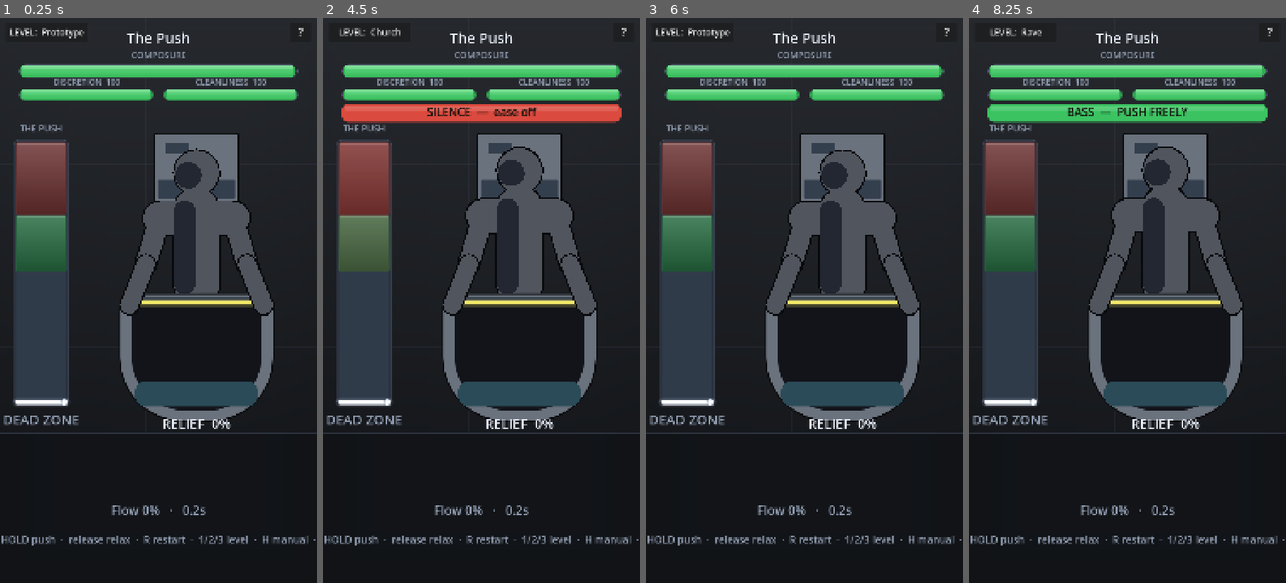
Above: before the commit, frames 1-4 (left to right).
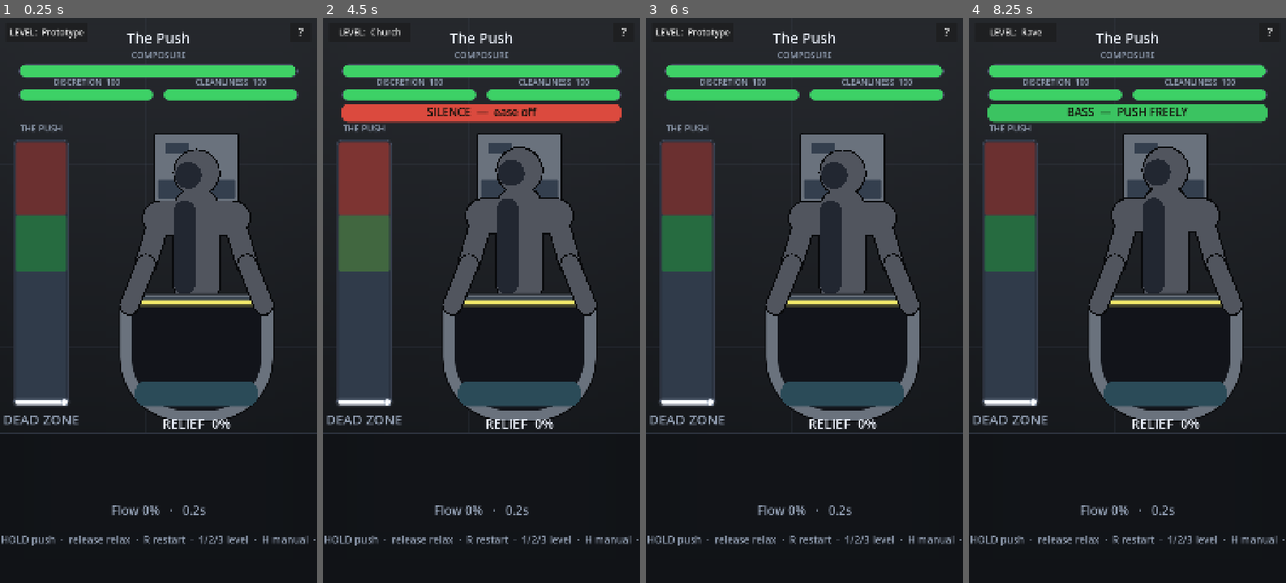
Above: after the commit, the same moments.

Repository: CodeMasterMike/poo-sim
Game: Godot game, scene res://scenes/sit/push_prototype.tscn
Two runs of this game, one before a commit and one after it. Both use one fixed random seed, a clock stepped at 60 frames per second and the inputs below.
Inputs:
- Up to frame 1 (0.25 s): no input
- Up to frame 2 (4.5 s): click "?" at 0.5 s; click "LEVEL: Prototype" at 1.25 s; click "Prototype • now playing" at 2 s; click "?" at 2.75 s; click "LEVEL: Prototype" at 3.5 s; click "Church" at 4.25 s
- Up to frame 3 (6 s): click "LEVEL: Church" at 5 s; click "Prototype" at 5.75 s
- Up to frame 4 (8.25 s): click "?" at 6.5 s; click "LEVEL: Prototype" at 7.25 s; click "Rave" at 8 s

The runs differ from the first frame. In frame 1, 2.2% of the frame differs, in the area x 5-94%, y 8-38%; in frame 2, 2.4%; in frame 3, 2.2%; in frame 4, 2.6%.

Commit message:
Flatten the HUD, and make the bowl genuinely unpleasant
Two changes pulling opposite ways, which is the point: §1 splits the
game into two visual registers and this widens the gap between them.

Flatten (register B, back on-guide). The meters, gauge bands, needle
highlight and prompt band carried gradient fills and gloss slivers.
That was a deviation — §5 is explicit that gradients are juice only and
never structural — and it's reverted. Rounded corners stay, since §5
sets a radius scale and puts meters at height/2; what went is the
emboss, which read as a glossy app widget. Register A's job is to be
fun; register B's job is to refuse. _lit_band() is deleted outright, as
it existed only to add the gradient and gloss. Glow survives only where
§5 permits it as juice: the flow-zone pulse, the milestone flash, the
needle's halo.

Grosser (register A, a recorded carve-out). The product is now the one
sanctioned exception to "sell the gross-out with comedy & audio, not
the visuals" and to the two-tone rule, written up as such in the style
guide. It earns MATTER_LIT because the wet sheen is the whole
difference between something that reads as fresh and a brown shape.

- Two or three overlapping lobes per layer rather than one capsule. The
  irregular silhouette does most of the work; one capsule per layer
  stacked into planks.
- Sheen on roughly half the lobes, and small. On every lobe at a
  consistent size it striped the pile into flaky pastry.
- Tone varies per lobe; the water goes off as the bowl fills.
- Skid marks down the porcelain driven by Cleanliness — no new state,
  since that meter already tracks how much you splashed. The mess is
  the score, drawn.
- Splatter on the rim during a splash: the moment whose permanent
  record is those streaks.

The carve-out is narrow and buys no licence toward photorealism — the
shapes stay flat-filled, thickly outlined cartoon lobes. A flat, earnest
instrument panel reporting on something horrible only works if the panel
keeps a straight face.

Lobes use _limb(), not _rrect(): three primitive draws and no
StyleBoxFlat allocation, which matters at ~90 lobes a frame. Measured
59 FPS / 763 draw calls with a full bowl.

Co-Authored-By: Claude Opus 5 <noreply@anthropic.com>

Diff:
--- a/scripts/systems/push_prototype.gd
+++ b/scripts/systems/push_prototype.gd
@@ -599,12 +599,26 @@
 	_rrect_c(cav, PANEL.darkened(0.52), int(w * 0.030), int(w * 0.030),
 			int(w * 0.17), int(w * 0.17))
 
-	# Water first, so anything that lands displaces it visually.
+	# Water first, so anything that lands displaces it visually. It goes off as
+	# the bowl fills — clean at the start, and by the end you would not put your
+	# hand in it.
+	var foul := clampf(_state.relief / 100.0, 0.0, 1.0)
 	var water := Rect2(cav.position.x + w * 0.012, cav.end.y - h * 0.052,
 			cav.size.x - w * 0.024, h * 0.044)
-	_rrect(water, WATER, int(h * 0.018))
-
+	_rrect(water, WATER.lerp(MATTER_DARK, 0.75 * foul), int(h * 0.018))
+
+	_draw_streaks(cav)
 	_draw_deposits(cav)
+
+	# Splatter. The red zone costs Cleanliness, which the streaks above record
+	# permanently; this is the moment it happens, thrown up onto the rim.
+	if _splash_flash > 0.0:
+		var spread := _splash_flash / 0.4
+		for i in 9:
+			var fx: float = outer.position.x + outer.size.x * (0.10 + 0.80 * _lump(i, 211))
+			var fy: float = cav.position.y - h * 0.004 * _lump(i, 213) \
+					- h * 0.030 * spread * _lump(i, 217)
+			draw_circle(Vector2(fx, fy), maxf(1.5, w * 0.008 * _lump(i, 219)), MATTER)
 
 	# The goal: a full bowl is 100%. Marked in gold on the cavity's top edge, the
 	# same language the old tube used.
@@ -614,6 +628,22 @@
 			cav.size.x + w * 0.024, h * 0.014), glow, 6)
 	_rrect(Rect2(cav.position.x - w * 0.006, cav.position.y - h * 0.004,
 			cav.size.x + w * 0.012, h * 0.006), GOAL, 3)
+
+
+## Skid marks down the porcelain. Cleanliness is the meter that already tracks
+## how much you splashed, so the bowl simply wears it: the lower it drops, the
+## more the walls show for it. No new state — the mess IS the score, drawn.
+func _draw_streaks(cav: Rect2) -> void:
+	var filth := clampf(1.0 - _state.cleanliness / 100.0, 0.0, 1.0)
+	var count := int(filth * 9.0)
+	for i in count:
+		var sx: float = cav.position.x + cav.size.x * (0.07 + 0.86 * _lump(i, 101))
+		var sy: float = cav.position.y + cav.size.y * (0.04 + 0.30 * _lump(i, 103))
+		var run: float = cav.size.y * (0.10 + 0.30 * _lump(i, 107))
+		var rad: float = cav.size.x * (0.010 + 0.016 * _lump(i, 109))
+		_limb(Vector2(sx, sy), Vector2(sx, sy + run), rad, MATTER_DARK)
+		_limb(Vector2(sx, sy), Vector2(sx, sy + run * 0.55), rad * 0.45,
+				MATTER_DARK.lerp(MATTER, 0.45))
 
 
 ## One lump per recorded deposit, stacked from the bottom of the cavity up.
@@ -630,23 +660,43 @@
 	var flash := _milestone_flash > 0.0
 	for i in _deposits.size():
 		var force: float = _deposits[i]
-		var lumpy := _lump(i, 11)
-		var drift := _lump(i, 29)
-		# Width is the needle at that instant, roughened per layer so no two runs
-		# and no two layers look alike.
-		var lw: float = cav.size.x * (0.26 + 0.50 * force) * (0.84 + 0.32 * lumpy)
-		lw = minf(lw, cav.size.x * 0.94)
-		var lx: float = cav.position.x + cav.size.x * 0.5 + (drift - 0.5) * cav.size.x * 0.14
 		var ly: float = cav.end.y - float(i + 1) * layer
-		var body := Rect2(lx - lw * 0.5, ly, lw, layer * 2.3)
-		var r := int(maxf(3.0, layer))
-		var top := MATTER
-		if flash:
-			top = MATTER.lerp(NEEDLE, 0.35 * (_milestone_flash / 0.5))
-		# Shadow tone offset down, flat fill over it — two tones, no gradient.
-		_rrect(Rect2(body.position.x, body.position.y + layer * 0.55, body.size.x, body.size.y),
-				MATTER_DARK, r)
-		_rrect(body, top, r)
+		# Two or three overlapping lobes per layer, not one capsule. A single
+		# rounded rect per layer stacks into something that reads as planks; the
+		# irregular silhouette is what makes it read as matter.
+		var lobes := 2 + int(_lump(i, 3) * 1.99)
+		for k in lobes:
+			var n1 := _lump(i, 11 + k * 7)
+			var n2 := _lump(i, 29 + k * 13)
+			var n3 := _lump(i, 47 + k * 5)
+			# Width is the needle at that instant, roughened per lobe so no two
+			# runs and no two layers look alike.
+			var half: float = cav.size.x * (0.10 + 0.21 * force) * (0.60 + 0.55 * n1)
+			half = minf(half, cav.size.x * 0.45)
+			var rad: float = layer * (0.85 + 0.75 * n3)
+			var lx: float = cav.position.x + cav.size.x * 0.5 \
+					+ (n2 - 0.5) * cav.size.x * (0.10 + 0.24 * force)
+			var tone := MATTER.lerp(MATTER_DARK, n1 * 0.42)
+			if flash:
+				tone = tone.lerp(NEEDLE, 0.30 * (_milestone_flash / 0.5))
+			var a := Vector2(lx - half, ly)
+			var b := Vector2(lx + half, ly)
+			# _limb, not _rrect: it round-caps a bar with three primitive draws
+			# and no StyleBoxFlat, which matters at ~90 lobes a frame.
+			_limb(a + Vector2(0.0, rad * 0.55), b + Vector2(0.0, rad * 0.55), rad, MATTER_DARK)
+			_limb(a, b, rad, tone)
+			# Wet sheen. The single thing that separates "fresh" from "a brown
+			# shape", and the reason the product gets a third tone — a recorded
+			# exception to §5, see the style guide.
+			#
+			# On roughly half the lobes only, and small. A highlight on every
+			# lobe at a consistent size stripes the whole pile and it starts to
+			# read as flaky pastry rather than something wet.
+			if n2 > 0.46:
+				var sheen_x := lx - half * (0.34 - 0.42 * n1)
+				_limb(Vector2(sheen_x - half * 0.20, ly - rad * 0.46),
+						Vector2(sheen_x + half * 0.16, ly - rad * 0.46),
+						maxf(1.0, rad * 0.13), Palette.MATTER_LIT)
 
 
 ## Deterministic 0..1 noise from a layer index and a salt, mixed with the match
@@ -733,9 +783,14 @@
 	_track(Rect2(x, y, pw, ph), value / 100.0, _meter_color(value))
 
 
-## An inset, rounded meter track with a lit fill and a gloss sliver — the shared
-## look for Composure and the two pills. `col` still comes from _meter_color(),
-## so the red→amber→green state language is untouched.
+## A rounded meter track with a FLAT fill — the shared look for Composure and the
+## two pills. `col` comes from _meter_color(), so the red→amber→green state
+## language is untouched.
+##
+## No gradient, no gloss. §5 is explicit that gradients are juice only and never
+## structural, and the earlier embossed treatment broke that: it read as a glossy
+## app widget rather than the earnest instrument register B is meant to be.
+## Rounding stays — §5 sets a corner scale and puts meters at height/2.
 func _track(rect: Rect2, frac: float, col: Color) -> void:
 	_rrect(rect, PANEL.darkened(0.22), int(rect.size.y * 0.5), Palette.BORDER, 2)
 	var pad := 2.5
@@ -743,14 +798,7 @@
 	if fw <= 1.0:
 		return
 	var fill := Rect2(rect.position.x + pad, rect.position.y + pad, fw, rect.size.y - pad * 2.0)
-	var r := int(fill.size.y * 0.5)
-	_rrect(fill, col.darkened(0.18), r)
-	# Inset the gradient: _vgrad has sharp corners, so it has to stay clear of
-	# the rounded fill's edges.
-	var lit := fill.grow_individual(-r * 0.5, -1.5, -r * 0.5, -1.5)
-	_vgrad(lit, col.lightened(0.18), col.darkened(0.10))
-	_rrect(Rect2(fill.position.x + r * 0.5, fill.position.y + 1.5,
-			maxf(0.0, fill.size.x - r), fill.size.y * 0.30), Color(1.0, 1.0, 1.0, 0.20), 3)
+	_rrect(fill, col, int(fill.size.y * 0.5))
 
 
 func h_gap() -> float:
@@ -833,7 +881,6 @@
 	var bar := col
 	bar.a = 0.92
 	_rrect(Rect2(w * 0.06, by, w * 0.88, bh), bar, int(bh * 0.34))
-	_rrect(Rect2(w * 0.07, by + bh * 0.14, w * 0.86, bh * 0.22), Color(1.0, 1.0, 1.0, 0.16), 3)
 	_text(font, label, 0, int(by + bh * 0.70), w, int(h * 0.020), Color(0.08, 0.07, 0.05))
 
 
@@ -853,13 +900,15 @@
 	_rrect(Rect2(gx - 8, gy - 8, gw + 16, gh + 16), PANEL, 16, Palette.BORDER, 2)
 	_rrect(Rect2(gx, gy, gw, gh), DEAD, 10)
 
+	# Flat bands. They were gradient-and-gloss "raised surfaces"; §5 says that
+	# treatment is juice, not structure, and the zones are pure structure.
 	var highest := 0.0
 	for band in _state.flow_bands:
 		highest = maxf(highest, band.y)
 		var inside: bool = _state.needle >= band.x and _state.needle <= band.y
-		_lit_band(gx, gw, gbot, gh, band.x, band.y,
+		_band(gx, gw, gbot, gh, band.x, band.y,
 				FLOW if (zone == PushSim.ZONE_FLOW and inside) else FLOW_DIM)
-	_lit_band(gx, gw, gbot, gh, highest, 1.0, RED if zone == PushSim.ZONE_RED else RED_DIM)
+	_band(gx, gw, gbot, gh, highest, 1.0, RED if zone == PushSim.ZONE_RED else RED_DIM)
 
 	# In-flow glow — a soft reward for good placement.
 	if zone == PushSim.ZONE_FLOW:
@@ -891,11 +940,11 @@
 		var spread := 12.0 - f * 9.0
 		_rrect(Rect2(gx - spread, ny - hh * 0.5, gw + spread * 2.0, hh), halo, int(hh * 0.5))
 
+	# Flat white bar and a capped tip. The halo above stays — a glow around the
+	# needle is exactly the "juice" §5 permits; the highlight line that used to
+	# run along the bar was emboss, and went.
 	var body := Rect2(gx - 4.0, ny - 8.0, gw + 8.0, 16.0)
 	_rrect(body, NEEDLE, 8)
-	# Highlight line along the top of the body, and a capped tip.
-	_rrect(Rect2(body.position.x + 6.0, body.position.y + 2.5, body.size.x - 12.0, 4.0),
-			Color(1.0, 1.0, 1.0, 0.9), 2)
 	var tip := Vector2(gx + gw - 8.0, ny)
 	draw_circle(tip, 11.0, NEEDLE)
 	draw_arc(tip, 11.0, 0.0, TAU, 28, zcol, 2.5, true)
@@ -961,7 +1010,6 @@
 	var by := h * 0.74
 	var bh := h * 0.05
 	_rrect(Rect2(w * 0.10, by, w * 0.80, bh), col, int(bh * 0.30))
-	_rrect(Rect2(w * 0.11, by + bh * 0.12, w * 0.78, bh * 0.20), Color(1.0, 1.0, 1.0, 0.18), 4)
 	_text(font, text, 0, int(by + bh * 0.66), w, int(h * 0.026), Color(0.1, 0.08, 0.05))
 
 
@@ -1149,23 +1197,6 @@
 	_rrect(Rect2(x, y_hi, bw, y_lo - y_hi), col, radius)
 
 
-## A gauge band with a top-lit gradient and a gloss sliver — the flow and red
-## zones, which need to read as raised surfaces against the recessed track.
-func _lit_band(x: float, bw: float, bottom: float, gh: float, n_lo: float, n_hi: float,
-		col: Color) -> void:
-	var y_hi := bottom - n_hi * gh
-	var rect := Rect2(x, y_hi, bw, (bottom - n_lo * gh) - y_hi)
-	if rect.size.y <= 0.0:
-		return
-	_rrect(rect, col, 8)
-	var lit := rect.grow_individual(-5.0, -4.0, -5.0, -4.0)
-	if lit.size.x <= 0.0 or lit.size.y <= 0.0:
-		return
-	_vgrad(lit, col.lightened(0.16), col.darkened(0.22))
-	_rrect(Rect2(lit.position.x, lit.position.y, lit.size.x, minf(6.0, lit.size.y * 0.25)),
-			Color(1.0, 1.0, 1.0, 0.16), 3)
-
-
 func _draw_star(center: Vector2, radius: float, col: Color, filled: bool) -> void:
 	var pts := PackedVector2Array()
 	var inner := radius * 0.45
--- a/scripts/ui/palette.gd
+++ b/scripts/ui/palette.gd
@@ -34,6 +34,12 @@
 # ever read a rule from them. Two matter tones exactly, because the style guide
 # (§5) allows a flat fill plus one shadow tone and no more.
 
+## The product gets THREE tones, not the two §5 allows. That is a deliberate,
+## recorded exception (see the style guide): the wet highlight is the whole
+## difference between "a brown shape" and something that reads as fresh, and
+## this one object is meant to be genuinely unpleasant rather than gross by
+## implication. Nothing else in the game may take the same liberty.
 const MATTER      := Color("6B4A2B")  ## the product — flat fill
-const MATTER_DARK := Color("422C17")  ## the product — its single shadow tone
+const MATTER_DARK := Color("422C17")  ## the product — shadow tone
+const MATTER_LIT  := Color("A8814B")  ## the product — wet sheen
 const WATER       := Color("2B4B58")  ## bowl water, before anything lands in it
Not shown, changed: docs/specs/poo-sim-style-guide.html
Not shown, changed: docs/specs/poo-sim-vector-pass.md
